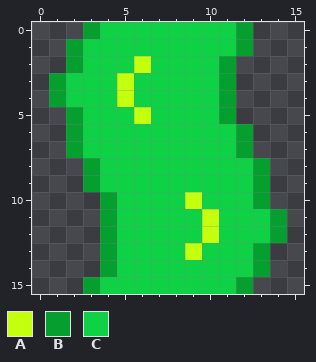
Two states of a pixel-art sprite, src/assets/snake/SnakeGreenStraight.png. The first picture shows the starting point.
The file is 16x16 pixels.
Palette (. is transparent): A #c4ff0e  B #059f30  C #0ed145
Pixels before, first column x 1:
 0 ..BCCCCCCCCB..
 1 .BCCCCCCCCCB..
 2 .BCCCACCCCB...
 3 BCCCACCCCCB...
 4 BCCCACCCCCB...
 5 .BCCCACCCCB...
 6 .BCCCCCCCCCB..
 7 .BCCCCCCCCCB..
 8 ..BCCCCCCCCCB.
 9 ..BCCCCCCCCCB.
10 ...BCCCCACCCB.
11 ...BCCCCCACCCB
12 ...BCCCCCACCCB
13 ...BCCCCACCCB.
14 ...BCCCCCCCCB.
15 ..BCCCCCCCCB..
Now the later version:
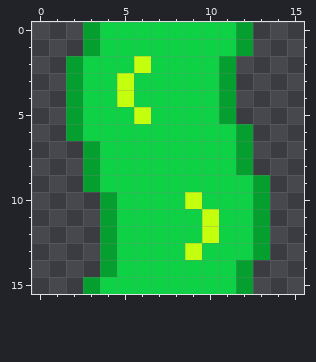
Message: Fixed weird snake bump
What changed:
Changed rows in their new state; - is an unchanged pixel.
first column x 1:
 1 -.B-----------
 3 .B------------
 4 .B------------
 7 -.B-----------
 8 -----------B.-
11 ------------B.
12 ------------B.
14 -----------B.-
